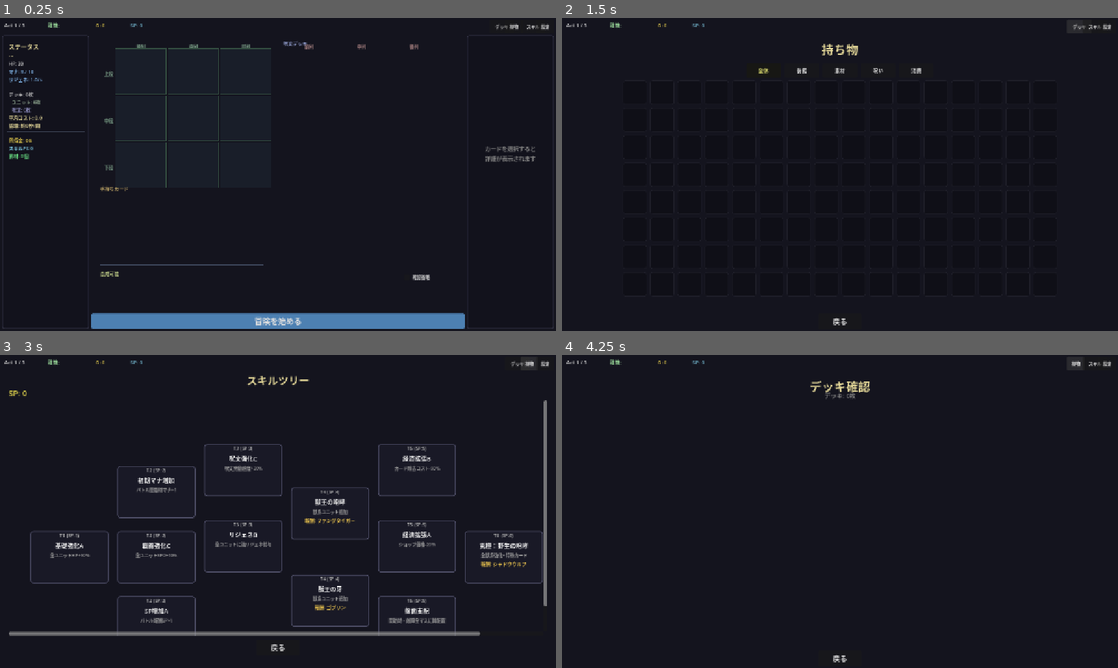
Above: before the commit, frames 1-4 (two rows, left to right).
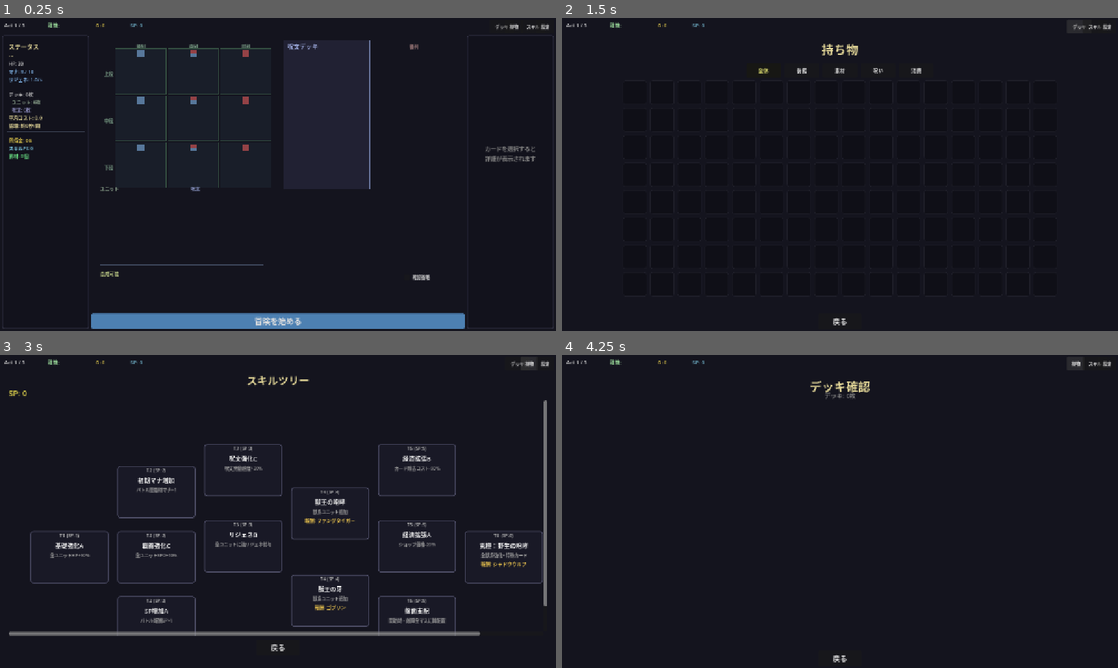
Above: after the commit, the same moments.

Repository: kazumak334-create/dungeon-board-game
Game: Godot game, scene res://scenes/DeckPrep.tscn
The game is run twice, just before and just after one commit, with the same random seed, the same clock (stepped at 60 frames per second) and the same inputs. This scene is started directly instead of the project's main scene.
Inputs:
- Up to frame 1 (0.25 s): no input
- Up to frame 2 (1.5 s): click "デッキ" at 0.5 s; click "持物" at 1.25 s
- Up to frame 3 (3 s): click "デッキ" at 2 s; click "スキル" at 2.75 s
- Up to frame 4 (4.25 s): click "デッキ" at 3.5 s

The runs differ from the first frame. In frame 1, 0.5% of the frame differs, in the area x 18-67%, y 7-56%; in frame 2, nothing differs; in frame 3, less than 0.1%; in frame 4, nothing differs.

Commit message:
feat: DeckPrep UX改善3項目実装
## 項目1: 盤面マスに役割アイコン常時表示
- 前列（col=2）: ⚔️攻撃アイコン（赤系矩形）
- 中列（col=1）: ⚔️🛡️両方（上下2段）
- 後列（col=0）: 🛡️盾アイコン（青系矩形）
- サイズ16×16px、セル上部中央配置、半透明

## 項目2: 手持ちカード分離表示
- ユニットエリア: 左側、ラベル「ユニット」（緑系）
- 呪文エリア: 右側、ラベル「呪文」（青系）
- カード種別フィルターで自動分離

## 項目3: 呪文デッキ存在感強化
- 盤面右側に縦長表示（幅200px）
- 背景パネル追加（枠線2px、色強調）
- ラベルフォントサイズ拡大（11→14）

Co-Authored-By: Claude Sonnet 4.5 <noreply@anthropic.com>

Diff:
--- a/scripts/DeckPrepBoard.gd
+++ b/scripts/DeckPrepBoard.gd
@@ -159,6 +159,53 @@
 			_cell_rects[0][ri][ci] = cell
 			_cell_card_containers[0][ri][ci] = vbox
 
+			# 項目1: 役割アイコン追加（列ごと）
+			_add_role_icon(cell, ci)
+
+# 項目1: セル内に役割アイコンを描画（前列=攻撃、中列=両用、後列=盾）
+func _add_role_icon(cell: Panel, col: int) -> void:
+	const ICON_SIZE = 16.0
+	const ICON_Y = 4.0  # セル上部
+	const ICON_X = (CELL_W - ICON_SIZE) / 2.0  # 中央揃え
+
+	var icon_container = Control.new()
+	icon_container.position = Vector2(ICON_X, ICON_Y)
+	icon_container.size = Vector2(ICON_SIZE, ICON_SIZE)
+	icon_container.mouse_filter = Control.MOUSE_FILTER_IGNORE
+	cell.add_child(icon_container)
+
+	if col == 2:
+		# 前列: 攻撃アイコン（三角形）
+		var attack_icon = ColorRect.new()
+		attack_icon.size = Vector2(ICON_SIZE, ICON_SIZE)
+		attack_icon.color = Color(0.9, 0.35, 0.35, 0.6)
+		attack_icon.mouse_filter = Control.MOUSE_FILTER_IGNORE
+		icon_container.add_child(attack_icon)
+		# 三角形描画用のカスタムノード（簡易的に矩形で代用）
+		# TODO: Polygon2Dで三角形実装予定
+	elif col == 1:
+		# 中列: 攻撃+盾アイコン（上下2段）
+		var attack_top = ColorRect.new()
+		attack_top.position = Vector2(0, 0)
+		attack_top.size = Vector2(ICON_SIZE, ICON_SIZE / 2.0)
+		attack_top.color = Color(0.9, 0.35, 0.35, 0.6)
+		attack_top.mouse_filter = Control.MOUSE_FILTER_IGNORE
+		icon_container.add_child(attack_top)
+
+		var shield_bottom = ColorRect.new()
+		shield_bottom.position = Vector2(0, ICON_SIZE / 2.0)
+		shield_bottom.size = Vector2(ICON_SIZE, ICON_SIZE / 2.0)
+		shield_bottom.color = Color(0.5, 0.7, 0.9, 0.6)
+		shield_bottom.mouse_filter = Control.MOUSE_FILTER_IGNORE
+		icon_container.add_child(shield_bottom)
+	elif col == 0:
+		# 後列: 盾アイコン（円形風矩形）
+		var shield_icon = ColorRect.new()
+		shield_icon.size = Vector2(ICON_SIZE, ICON_SIZE)
+		shield_icon.color = Color(0.5, 0.7, 0.9, 0.6)
+		shield_icon.mouse_filter = Control.MOUSE_FILTER_IGNORE
+		icon_container.add_child(shield_icon)
+
 func set_global_fallback(on: bool) -> void:
 	for cfg in GameSession.placement_config:
 		cfg["fallback_same_col"] = on
@@ -362,55 +409,83 @@
 func _build_spell_artifact_split() -> float:
 	var board_start_x = float(BOARD_X)
 	var ally_board_w = float(ROW_LABEL_W) + 3.0 * float(CELL_W + CELL_GAP)
+
+	# 項目3: 呪文デッキを盤面右側に縦長表示
+	const SPELL_DECK_W = 200.0
 	var spell_deck_x = board_start_x + ally_board_w + float(CENTER_GAP)
-	var spell_deck_w = 3.0 * float(CELL_W + CELL_GAP)
-	var spell_deck_y = float(CELLS_START_Y)
-
-	# 呪文デッキラベル（敵盤面位置上部）
+	var spell_deck_y = float(CELLS_START_Y) - 20.0  # ラベル込みで上端揃え
+
+	# 呪文デッキ背景パネル（項目3: 存在感強化）
+	var spell_bg = Panel.new()
+	spell_bg.position = Vector2(spell_deck_x, spell_deck_y)
+	spell_bg.size = Vector2(SPELL_DECK_W, 3.0 * float(CELL_H + CELL_GAP) + 20.0)
+	var spell_bg_style = StyleBoxFlat.new()
+	spell_bg_style.bg_color = Color(0.13, 0.13, 0.2)  # MaterialSelect COLOR_PANEL準拠
+	spell_bg_style.border_color = Color(0.4, 0.45, 0.6)  # 強調色
+	spell_bg_style.set_border_width_all(2)
+	spell_bg.add_theme_stylebox_override("panel", spell_bg_style)
+	tab_container.add_child(spell_bg)
+
+	# 呪文デッキラベル（項目3: 大きく表示）
 	var spell_lbl = Label.new()
 	spell_lbl.text = "呪文デッキ"
-	spell_lbl.position = Vector2(spell_deck_x, spell_deck_y - 20.0)
-	spell_lbl.add_theme_font_size_override("font_size", 11)
+	spell_lbl.position = Vector2(spell_deck_x + 10.0, spell_deck_y + 4.0)
+	spell_lbl.add_theme_font_size_override("font_size", 14)  # 11→14に拡大
 	spell_lbl.add_theme_color_override("font_color", Color(0.6, 0.65, 0.85))
 	tab_container.add_child(spell_lbl)
 
-	# 呪文カード描画（敵盤面位置・タイル/バー切替）
+	# 呪文カード描画（縦長配置）
 	var spell_cards = _build_spell_cards_list()
 	var spell_count = spell_cards.size()
-	var spell_area_h: float = 0.0
-
-	if spell_count <= SPELL_TILE_SWITCH:
-		var tile_w = minf(float(SPELL_TILE_W), (spell_deck_w - float(SPELL_TILE_GAP) * (SPELL_TILE_SWITCH - 1)) / float(SPELL_TILE_SWITCH))
-		var tile_h = tile_w * 7.0 / 5.0
-		for i in range(spell_count):
-			var sc = spell_cards[i]
-			var sx = spell_deck_x + float(i) * (tile_w + float(SPELL_TILE_GAP))
-			var tile = _create_tile_chip(sc[1], sc[2], tile_w, tile_h, sc[0], sc[3])
-			tile.position = Vector2(sx, spell_deck_y)
-			tab_container.add_child(tile)
-		spell_area_h = tile_h
-	else:
-		var bar_w = spell_deck_w - 4.0
-		for i in range(spell_count):
-			var sy = spell_deck_y + float(i) * float(SPELL_BAR_H + SPELL_BAR_GAP)
-			var bar = _create_bar_chip(spell_cards[i][1], spell_cards[i][2], bar_w, float(SPELL_BAR_H), spell_cards[i][0], spell_cards[i][3])
-			bar.position = Vector2(spell_deck_x, sy)
-			tab_container.add_child(bar)
-		spell_area_h = float(spell_count) * float(SPELL_BAR_H + SPELL_BAR_GAP)
-
-	# 手持ちカードエリア（盤面直下全幅）
+	var card_start_y = spell_deck_y + 28.0  # ラベル下から
+
+	# 縦並びバー形式（横幅はパネルに合わせる）
+	var bar_w = SPELL_DECK_W - 20.0  # 左右余白10pxずつ
+	for i in range(spell_count):
+		var sy = card_start_y + float(i) * float(SPELL_BAR_H + SPELL_BAR_GAP)
+		var bar = _create_bar_chip(spell_cards[i][1], spell_cards[i][2], bar_w, float(SPELL_BAR_H), spell_cards[i][0], spell_cards[i][3])
+		bar.position = Vector2(spell_deck_x + 10.0, sy)
+		tab_container.add_child(bar)
+
+	# 項目2: 手持ちカードを2エリアに分離（ユニット・呪文）
 	var hand_area_y = float(CELLS_START_Y) + 3.0 * float(CELL_H + CELL_GAP) + 4.0
-	var hand_lbl = Label.new()
-	hand_lbl.text = "手持ちカード"
-	hand_lbl.position = Vector2(board_start_x, hand_area_y - 14.0)
-	hand_lbl.add_theme_font_size_override("font_size", 11)
-	hand_lbl.add_theme_color_override("font_color", Color(0.75, 0.65, 0.4))
-	tab_container.add_child(hand_lbl)
-
-	# 新UI: 縦長カード形式（CardSlot使用）
 	var hand_cards = _build_hand_cards_list()
-	var hand_container = _build_hand_card_container(hand_cards, board_start_x, hand_area_y)
-	tab_container.add_child(hand_container)
+
+	# ユニット・呪文に分離
+	var unit_cards: Array = []
+	var spell_hand_cards: Array = []
+	for hc in hand_cards:
+		var card_name = hc[1]
+		if CardDB.UNITS.has(card_name):
+			unit_cards.append(hc)
+		elif CardDB.SPELLS.has(card_name) or CardDB.STATUS_SPELLS.has(card_name):
+			spell_hand_cards.append(hc)
+		else:
+			# 種別不明は一旦ユニット扱い
+			unit_cards.append(hc)
+
+	# ユニットエリア（左側）
+	var unit_lbl = Label.new()
+	unit_lbl.text = "ユニット"
+	unit_lbl.position = Vector2(board_start_x, hand_area_y - 14.0)
+	unit_lbl.add_theme_font_size_override("font_size", 11)
+	unit_lbl.add_theme_color_override("font_color", Color(0.6, 0.7, 0.6))  # 緑系
+	tab_container.add_child(unit_lbl)
+
+	var unit_container = _build_hand_card_container(unit_cards, board_start_x, hand_area_y)
+	tab_container.add_child(unit_container)
+
+	# 呪文エリア（右側）
+	var spell_hand_x = board_start_x + ally_board_w / 2.0 + 10.0
+	var spell_hand_lbl = Label.new()
+	spell_hand_lbl.text = "呪文"
+	spell_hand_lbl.position = Vector2(spell_hand_x, hand_area_y - 14.0)
+	spell_hand_lbl.add_theme_font_size_override("font_size", 11)
+	spell_hand_lbl.add_theme_color_override("font_color", Color(0.6, 0.65, 0.85))  # 青系
+	tab_container.add_child(spell_hand_lbl)
+
+	var spell_hand_container = _build_hand_card_container(spell_hand_cards, spell_hand_x, hand_area_y)
+	tab_container.add_child(spell_hand_container)
 
 	# 固定高さ（カード高さ130px + ホバー余白40px + ラベル余白）
 	var hand_area_h = 130.0 + 40.0 + float(SPELL_HAND_Y_OFFSET)
@@ -819,7 +894,9 @@
 		slot.card_hovered.connect(func(_s): slot.z_index = 100)
 		slot.card_unhovered.connect(func(_s): slot.z_index = original_z)
 
-	container.custom_minimum_size = Vector2(CARD_W + float(hand_cards.size() - 1) * (CARD_W - OVERLAP_W), CARD_H)
+	# 空配列対応: 最小サイズは0
+	var container_w = CARD_W + float(max(0, hand_cards.size() - 1)) * (CARD_W - OVERLAP_W) if hand_cards.size() > 0 else 0.0
+	container.custom_minimum_size = Vector2(container_w, CARD_H)
 	return container
 
 func _on_chip_input_from_slot(event: InputEvent, idx: int, all_indices: Array, slot: Control) -> void:
